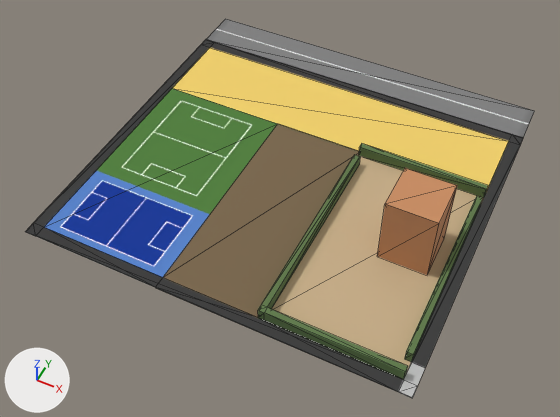
Before and after pictures for a commit that changed the glTF model assets/models/chunks/paseo.glb.
Both versions are drawn from a 50 mm lens placed at (7.6, -108.3, 93.1), pointed at (-30.1, -32.7, -1.3). Lighting does not change. The marker at lower left points along +X, +Y and +Z. The picture after the commit comes second. Mesh edges are drawn as thin lines. Objects named as collision shapes, trigger or cutter boxes, shadow casters or lower levels of detail are left out. Where no turn or scale is listed for an object, it has been applied to the vertices. Vertices at exactly the same position are counted once.

Script lines for the objects in view, before the commit:
```python
me_plane = bpy.data.meshes.new('Plane')
me_plane.from_pydata(...)  # 4 vertices, 2 faces; spans x -13.0..51.0, y -4.0..4.0, z 0.0
me_plane.materials.append(mat_material)  # picture img_road_horizontal
me_plane_002 = bpy.data.meshes.new('Plane.002')
me_plane_002.from_pydata(...)  # 8 vertices, 10 faces; spans x -4.0..4.0, y -4.0..4.0, z 0.0..12.0
# faces by material slot: [8, 2]
me_plane_002.materials.append(mat_facade)  # orange #c98d62
me_plane_002.materials.append(mat_entrance)  # picture img_flat
me_plane_004 = bpy.data.meshes.new('Plane.004')
me_plane_004.from_pydata(...)  # 24 vertices, 23 faces; spans x -47.0..17.0, y -16.0..40.0, z 0.0..0.1
# faces by material slot: [2, 2, 19]
me_plane_004.materials.append(mat_ground)  # beige #c9b08a
me_plane_004.materials.append(mat_poor)  # brown #7a674c
me_plane_004.materials.append(mat_sidewalk_001)  # light grey #bfbfbf
me_plane_006 = bpy.data.meshes.new('Plane.006')
me_plane_006.from_pydata(...)  # 28 vertices, 40 faces; spans x -47.0..17.0, y -16.0..40.0, z 0.0..0.1
me_plane_006.materials.append(mat_sidewalk_001)  # light grey #bfbfbf
ob_flat = bpy.data.objects.new('Flat', me_plane_002)
ob_flat.location = (-8.0, -32.0, 0.0)
ob_ground = bpy.data.objects.new('Ground', me_plane_004)
ob_ground.location = (-16.0, -40.0, 0.0)
ob_road = bpy.data.objects.new('Road', me_plane)
ob_road.location = (-50.0, 4.0, 0.0)
ob_sidewalk = bpy.data.objects.new('Sidewalk', me_plane_006)
ob_sidewalk.location = (-16.0, -40.0, 0.0)
# also in view: 'Hedges' at (-12.0, -35.0, 1.1); 'Football' at (-50.0, -35.0, 0.1); 'Paseo' at (-31.0, -9.0, 0.1)
```
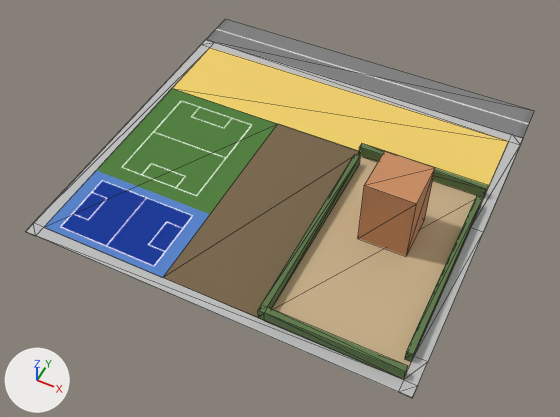
Diff of the bpy script that builds the scene:
```diff
--- a/assets/models/chunks/paseo.glb.py
+++ b/assets/models/chunks/paseo.glb.py
@@ me_plane_004 @@
 # used by ob_ground; location = (-16.0, -40.0, 0.0)
-me_plane_004.from_pydata(...)  # 24 vertices, 23 faces; spans x -47.0..17.0, y -16.0..40.0, z 0.0..0.1
+me_plane_004.from_pydata(...)  # 6 vertices, 4 faces; spans x -23.0..15.0, y -14.0..24.0, z 0.1
+# me_plane_004 part 1
+# 18 vertices are removed from x -47.0..17.0, y -16.0..40.0, z 0.0..0.1
+# 19 faces are deleted
 me_plane_004.materials.append(mat_ground)
 me_plane_004.materials.append(mat_poor)
-me_plane_004.materials.append(mat_sidewalk_001)  # light grey #bfbfbf
@@ me_plane_006 @@
 # used by ob_sidewalk; location = (-16.0, -40.0, 0.0)
-me_plane_006.from_pydata(...)  # 28 vertices, 40 faces; spans x -47.0..17.0, y -16.0..40.0, z 0.0..0.1
+me_plane_006.from_pydata(...)  # 34 vertices, 46 faces; spans x -47.0..17.0, y -16.0..40.0, z 0.0..0.1
+# me_plane_006 part 2
+# 4 faces are deleted
+# 6 vertices are added at (15.0, 16.0, 0.1), (17.0, 16.0, 0.1), (17.0, 16.0, 0.0), (17.0, -10.0, 0.1), (17.0, -10.0, 0.0), (15.0, -10.0, 0.1)
+# 10 new faces join them
 me_plane_006.materials.append(mat_sidewalk_001)
@@ ob_flat @@
 ob_flat = bpy.data.objects.new('Flat', me_plane_002)
-ob_flat.location = (-8.0, -32.0, 0.0)
+ob_flat.location = (-12.0, -30.0, 0.0)
```

What differs and where, as boxes [x1, y1, x2, y2] in the pictures (560 x 417 px):
'Ground', reshaped (35% narrower, 29% shorter): before [25, 39, 523, 391]; after [163, 124, 484, 373]
'Sidewalk', reshaped: before [29, 139, 523, 398]; after [25, 39, 523, 398]
'Flat', moved: before [377, 168, 457, 275]; after [358, 151, 435, 256]
part 1 of me_plane_004, deleted: before [25, 39, 523, 391]
part 2 of me_plane_006, reshaped: [404, 141, 520, 386] in both
